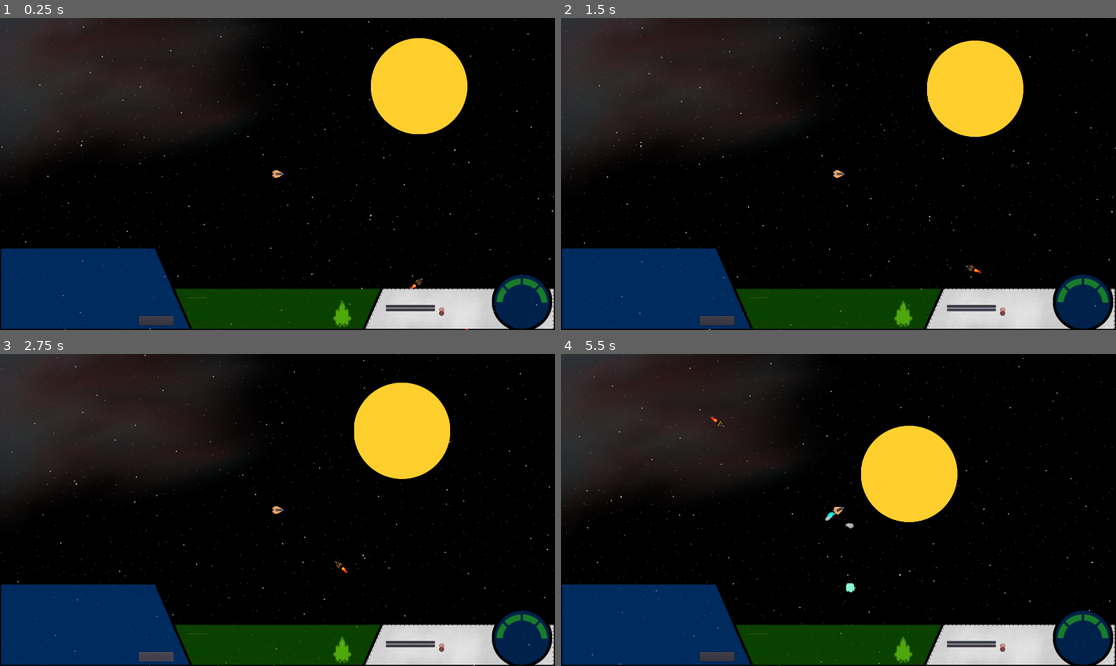
Above: before the commit, frames 1-4 (two rows, left to right).
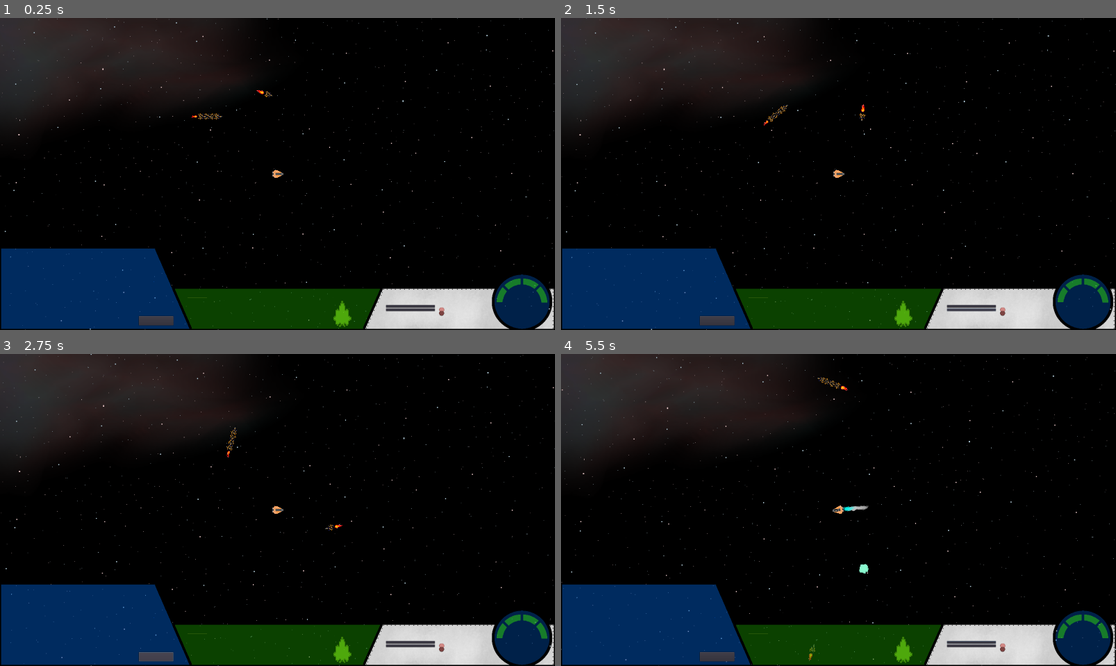
Above: after the commit, the same moments.

Repository: 029614/RedVoid
Game: Godot game, scene res://NewMain.tscn
The game is run twice, just before and just after one commit, with the same random seed, the same clock (stepped at 60 frames per second) and the same inputs.
Inputs (mouse positions are in pixels of both pictures, inside the frame that each line leads up to):
- Up to frame 1 (0.25 s): no input
- Up to frame 2 (1.5 s): click "Missile Alert" at 0.5 s; click "Radar Lock" at 1.25 s
- Up to frame 3 (2.75 s): click "Reset" at 2 s
- Up to frame 4 (5.5 s): move the mouse to (960, 494) at 2.77 s; hold Right (ui_right) 2.78-3.53 s; tap O (orbit) at 2.85, 3.8, 4.35, 5.3 s; click (960, 494) at 2.92 s; move the mouse to (727, 525) at 3.52 s; hold Down (ui_down) 3.53-4.28 s; tap X (AfterBurner) at 3.6 s; move the mouse to (894, 441) at 4.27 s; hold Right (ui_right) 4.28-5.03 s; move the mouse to (810, 572) at 5.02 s; hold Up (ui_up) from 5.03 s (still down); tap Space (weapons) at 5.1 s; click (810, 572) at 5.17 s

The runs differ from the first frame. In frame 1, 8.1% of the frame differs, in the area x 0-100%, y 0-100%; in frame 2, 8.1%; in frame 3, 8.1%; in frame 4, 9.0%.

Commit message:
ai steering finally work pretty goood

Diff:
--- a/Assets/Ship/Fighter.gd
+++ b/Assets/Ship/Fighter.gd
@@ -48,8 +48,22 @@
 var target_balance = 0 #( <0 is behind, >0 is in front)
 
 #states
-var states = ["travel", "landing", "launching", "combat", "patrol", "docked"]
+var states = ["travel", "landing", "launching", "combat", "patrol", "docked", "decelerating", "accelerating"]
 var state = "patrol"
+
+
+#pid
+var past_error = [0,0,0,0,0]
+var integral_step = 0.1
+var integral_timer = null
+var process_variable = Vector2(1,0)
+var kI = 0
+var I = .02
+var maxI = .5
+var P = 2.75
+var D = 1.75
+var do_pid=1
+var lookat = Vector2(1, 0)
 
 
 
@@ -57,6 +71,13 @@
 func _ready() -> void:
     acceleration = thrust/mass
     rads_per_sec = 6.283185*rps
+
+    integral_timer = Timer.new()
+    add_child(integral_timer)
+    integral_timer.connect("timeout",self,"_integral_timer_timeout")
+    integral_timer.set_timer_process_mode(0)
+    integral_timer.set_one_shot(false)
+    integral_timer.start(integral_step)
 
 
 func get_gravity(delta):
@@ -110,6 +131,88 @@
         #Changing the sprite back to the one without engine plumes
         $Sprite.show()
         $Flying.hide()
+
+
+func pid_proportion(K, error=0):
+    return (error*K)
+
+func pid_integral(K, error):
+
+    return (K*error)
+
+func pid_derivative(delta, error):
+    pass
+
+func average(a):
+    var s = 0.0
+    for i in a:
+        s+=i
+    s=s/a.size()
+    return s
+
+
+
+func _integral_timer_timeout():
+    do_pid=1
+
+func pid(delta):
+
+    var sp = (target).angle_to_point(self.global_position) #setpoint (desired normalized velocity vector, or angle)
+    #var pv = process_variable.angle() #process variable angle
+    var v = velocity.normalized()
+    var td = self.global_position.distance_to(target)
+    var pv = (global_position+v*td).angle_to_point(self.global_position)
+
+    var d = self.global_position.direction_to(target) #direction to target
+
+
+    var error = wrapf(sp-pv, -3.14159265, 3.14159265)
+
+    var pD=P*error
+    kI = kI+error
+    var kI2 = clamp(kI*I, -maxI, maxI)
+    var kD = D * (past_error[0] - error)
+    #var kD = D * 0
+    past_error.pop_back()
+    past_error.push_front(error)
+
+    var total = clamp(pD+kI2+kD, -3.12, 3.12)
+    var r = v.rotated(total)
+    var rot = Vector2(1, 0).rotated(rotation).normalized()
+    #target_balance = rot.dot((target-self.global_position).normalized())
+    #target_side = rot.rotated(deg2rad(90)).dot((target-self.global_position).normalized())
+
+
+    #var RvF = 2 * (d.dot(process_variable)) * d - process_variable #process_variable mirrored across the line that is between the target and the ship
+
+
+    #var current_trajectory = global_position.angle_to_point(global_position+velocity.normalized()*td)
+
+    var velocity_balance = process_variable.normalized().dot((target-self.global_position).normalized())
+    lookat = self.global_position + r*td
+    if velocity_balance <= 0.0:
+        lookat = target
+        kI = 0
+        kD = 0
+
+    var lookat_balance = rot.dot((lookat-self.global_position).normalized())
+    var lookat_side = rot.rotated(deg2rad(90)).dot((lookat-self.global_position).normalized())
+
+    if lookat_balance < .999: #target is not directly in front of ship
+        if lookat_side < 0: #target is on left
+            var ramt = rads_per_sec*delta*-1
+            print("Rotate left: ", ramt)
+            #rotate(clamp(rads_per_sec*delta*-1, -1*abs(r), abs(r)))
+            rotate(ramt)
+        elif lookat_side > 0: #target is on right
+            var ramt = rads_per_sec*delta
+            #rotate(clamp(rads_per_sec*delta, -1*abs(r), abs(r)))
+            print("Rotate right: ", ramt)
+            rotate(rads_per_sec*delta)
+            #rotate(rads_per_sec*delta)
+
+    print( " sp: ",sp, " pv: ",pv, " error: ", error, " pD: ",pD," kI: ",kI, " kI2: ",kI2, " kD: ",kD, " total: ",total, " r: ",r," rot: ",rotation, " look: ",lookat, " target: ",target)
+
 
 func draw_arrow(arrow, t, mp):
     var d = self.global_position.distance_to(t)
@@ -129,43 +232,13 @@
     var gt = get_gravity(delta)
     var g = gt[0] #gravity of all planets except target
     var tgrav = gt[1] #gravity of target
-    var d = self.global_position.direction_to(target) #direction to target
     var angto = (target).angle_to_point(self.global_position)
-
-
-    var rot = Vector2(1, 0).rotated(rotation).normalized()
-    target_balance = rot.dot((target-self.global_position).normalized())
-    target_side = rot.rotated(deg2rad(90)).dot((target-self.global_position).normalized())
-
-
-
-    var Rv = (g+tgrav + velocity) #direction of velocity plus gravity PURPLE
-    var RvF = 2 * (d.dot(Rv)) * d - Rv #Rv mirrored across the line that is between the target and the ship
-
-    var td = self.global_position.distance_to(target)
-
-    var velocity_balance = Rv.normalized().dot((target-self.global_position).normalized())
-    var lookat = self.global_position+((RvF)*td)
-    if velocity_balance <= 0:
-        lookat = target
-
-    var lookat_balance = rot.dot((lookat-self.global_position).normalized())
-    var lookat_side = rot.rotated(deg2rad(90)).dot((lookat-self.global_position).normalized())
-
-    if lookat_balance < .999: #target is not directly in front of ship
-        if lookat_side < 0: #target is on left
-            rotate(rads_per_sec*delta*-1)
-        elif lookat_side > 0: #target is on right
-            rotate(rads_per_sec*delta)
-
-
-    #print("td: ",td, "d: ",d, "Rv: ",Rv, "RvF: ",RvF, "lookat: ",lookat, "velocity: ",velocity, "g: ",g, "angleto: ",angto, ", ",self.rotation, "r2v: ", r2v)
-
-    #var dot1 = (target-self.global_position).normalized().dot(target.normalized())
-    #var dotlabel = get_node("/root/Main/CanvasLayer/UI/dot1/Label")
-    #dotlabel.set_text(String(dot1))
-
-    #self.look_at(lookat)
+    process_variable = (g+tgrav + velocity) #direction of velocity plus gravity PURPLE
+
+    if do_pid:
+        pid(delta)
+        do_pid = 0
+
     velocity += (g+tgrav) * delta
     update_movement(delta)
     velocity = move_and_slide(velocity)
--- a/Assets/Ship/Freighter.gd
+++ b/Assets/Ship/Freighter.gd
@@ -46,11 +46,117 @@
 var target_side = 0 #( <0 is left, >0 is right)
 var target_balance = 0 #( <0 is behind, >0 is in front)
 
+#states
+var states = ["traveling", "landing", "launching", "combat", "patrol", "docked", "decelerating", "accelerating"]
+var state = "traveling"
+
+#pid
+var past_error = [0,0,0,0,0]
+var integral_step = 0.1
+var integral_timer = null
+var process_variable = Vector2(1,0)
+var kI = 0
+var I = .01
+var maxI = .5
+var P = 2.75
+var D = 1.5
+var do_pid=1
+var lookat = Vector2(1, 0)
+
 
 """Freighter Agent"""
 func _ready() -> void:
     acceleration = thrust/mass
     rads_per_sec = 6.283185*rps
+
+    integral_timer = Timer.new()
+    add_child(integral_timer)
+    integral_timer.connect("timeout",self,"_integral_timer_timeout")
+    integral_timer.set_timer_process_mode(0)
+    integral_timer.set_one_shot(false)
+    integral_timer.start(integral_step)
+
+func navigate():
+    var tof = Global.time_of_flight(velocity.length(),self.global_position.distance_to(target),acceleration)
+    var ttd = Global.time_to_decelerate(velocity.length(), acceleration)
+    var ttr = (1.0/rps)*.5
+    if tof < (ttd + ttr * 1.1):
+        decelerate()
+
+
+func decelerate():
+    pass
+
+
+func time_to_rotate(rps, current_rotation, desired_rotation):
+    print("current_rotation: ", current_rotation, " desired_rotation: ", desired_rotation,
+        " time_to_rotate: ", abs(desired_rotation - current_rotation) / rads_per_sec)
+    return abs((desired_rotation - current_rotation) / rads_per_sec)
+
+func _integral_timer_timeout():
+    do_pid=1
+
+func pid(delta):
+    var sp = (target).angle_to_point(self.global_position) #setpoint (desired normalized velocity vector, or angle)
+    var v = velocity.normalized()
+    var td = self.global_position.distance_to(target)
+    var pv = (global_position+v*td).angle_to_point(self.global_position)
+    var d = self.global_position.direction_to(target) #direction to target
+
+    var error = wrapf(sp-pv, -3.14159265, 3.14159265)
+
+    var pD=P*error
+    kI = kI+error
+    var kI2 = clamp(kI*I, -maxI, maxI)
+    var kD = D * (past_error[0] - error)
+    past_error.pop_back()
+    past_error.push_front(error)
+
+    var total = clamp(pD+kI2+kD, -3.12, 3.12)
+
+    var r = v.rotated(total)
+
+    var velocity_balance = process_variable.normalized().dot((target-self.global_position).normalized())
+    if velocity_balance <= 0.0:
+        lookat = target
+        kI = 0
+        kD = 0
+    else:
+        lookat = self.global_position + r * td
+
+    var rot = Vector2(1, 0).rotated(rotation).normalized()
+    var lookat_balance = rot.dot((lookat-self.global_position).normalized())
+    var lookat_side = rot.rotated(deg2rad(90)).dot((lookat-self.global_position).normalized())
+
+    if lookat_balance < .999: #target is not directly in front of ship
+        if lookat_side < 0: #target is on left
+            rotate(rads_per_sec*delta*-1)
+        elif lookat_side > 0: #target is on right
+            rotate(rads_per_sec*delta)
+
+    #print( " sp: ",sp, " pv: ",pv, " error: ", error, " pD: ",pD," kI: ",kI, " kI2: ",kI2, " kD: ",kD, " total: ",total, " r: ",r," rot: ",rotation, " look: ",lookat, " target: ",target)
+
+
+func update_movement(delta):
+    #Directional Inputs
+    if self.position.distance_to(target) < travel_distance / 2:
+        pass
+    if _traveling == true and fuel >= 0:
+
+        #Changing the sprite to the one with engine plumes
+        $Sprite.hide()
+        $Flying.show()
+
+        #Input Movements
+        current_speed = velocity.length()
+        velocity += Vector2(1, 0).rotated(rotation).normalized() * acceleration * delta
+        velocity = velocity.clamped(max_speed)
+        fuel -= 1
+
+    else:
+        #Changing the sprite back to the one without engine plumes
+        $Sprite.show()
+        $Flying.hide()
 
 
 func get_gravity(delta):
@@ -64,46 +170,41 @@
     return [g, t]
 
 
-func time_of_flight(velocity,distance,accel): #all values are floats
-    return (sqrt(velocity*velocity+2*acceleration*distance) - velocity) / acceleration
-
-func time_to_rotate(rps, current_rotation, desired_rotation):
-    print("current_rotation: ", current_rotation, " desired_rotation: ", desired_rotation,
-        " time_to_rotate: ", abs(desired_rotation - current_rotation) / rads_per_sec)
-    return abs((desired_rotation - current_rotation) / rads_per_sec)
-
-func turn():
-    pass
-
-func accelerate():
-    pass
-
-func decelerate():
-    pass
-
-
-func update_movement(delta):
-    #Directional Inputs
-    if self.position.distance_to(target) < travel_distance / 2:
-        pass
-    if _traveling == true and fuel >= 0:
-
-        #Changing the sprite to the one with engine plumes
-        $Sprite.hide()
-        $Flying.show()
-
-        #Input Movements
-        current_speed = velocity.length()
-        velocity += Vector2(1, 0).rotated(rotation).normalized() * acceleration * delta
-        velocity = velocity.clamped(max_speed)
-        fuel -= 1
-
-
-    else:
-
-        #Changing the sprite back to the one without engine plumes
-        $Sprite.show()
-        $Flying.hide()
+# Called every frame. 'delta' is the elapsed time since the previous frame.
+func _physics_process(delta: float) -> void:
+    var mp = get_parent().position #position of Main
+    var gt = get_gravity(delta)
+    var g = gt[0] #gravity of all planets except target
+    var tgrav = gt[1] #gravity of target
+    var angto = (target).angle_to_point(self.global_position)
+    process_variable = (g+tgrav + velocity) #direction of velocity plus gravity PURPLE
+
+    if do_pid:
+        pid(delta)
+        do_pid = 0
+
+    velocity += (g+tgrav) * delta
+    update_movement(delta)
+    velocity = move_and_slide(velocity)
+
+
+# Pathfinding
+func calculatePath(origin, target):
+    pass
+
+# Behaviors
+func goTo(body):
+    target = body.global_position
+    origin = self.position
+    travel_distance = self.position.distance_to(target)
+    _traveling = true
+
+func orbit(body):
+    pass
+
+func runFrom(body):
+    pass
+
 
 func draw_arrow(arrow, t, mp):
     var d = self.global_position.distance_to(t)
@@ -115,61 +216,3 @@
     arrow.set_global_position( self.global_position + ( (d*v)*.5 ) )
     #arrow.set_global_position(t)
     arrow.rotation = r
-
-# Called every frame. 'delta' is the elapsed time since the previous frame.
-func _physics_process(delta: float) -> void:
-    var mp = get_parent().position #position of Main
-    var gt = get_gravity(delta)
-    var g = gt[0] #gravity of all planets except target
-    var tgrav = gt[1] #gravity of target
-    var d = self.global_position.direction_to(target) #direction to target
-    var angto = (target).angle_to_point(self.global_position)
-
-
-    var rot = Vector2(1, 0).rotated(rotation).normalized()
-    target_balance = rot.dot((target-self.global_position).normalized())
-    target_side = rot.rotated(deg2rad(90)).dot((target-self.global_position).normalized())
-
-
-
-    var Rv = (g+tgrav + velocity) #direction of velocity plus gravity PURPLE
-    var RvF = 2 * (d.dot(Rv)) * d - Rv #Rv mirrored across the line that is between the target and the ship
-
-    var td = self.global_position.distance_to(target)
-
-    var velocity_balance = Rv.normalized().dot((target-self.global_position).normalized())
-    var lookat = self.global_position+((RvF)*td)
-    if velocity_balance <= 0:
-        lookat = target
-
-    var lookat_balance = rot.dot((lookat-self.global_position).normalized())
-    var lookat_side = rot.rotated(deg2rad(90)).dot((lookat-self.global_position).normalized())
-
-    if lookat_balance < .999: #target is not directly in front of ship
-        if lookat_side < 0: #target is on left
-            rotate(rads_per_sec*delta*-1)
-        elif lookat_side > 0: #target is on right
-            rotate(rads_per_sec*delta)
-
-    velocity += (g+tgrav) * delta
-    update_movement(delta)
-    velocity = move_and_slide(velocity)
-
-
-# Behaviors
-func goTo(body):
-    target = body.global_position
-    origin = self.position
-    travel_distance = self.position.distance_to(target)
-    _traveling = true
-
-func orbit(body):
-    pass
-
-func runFrom(body):
-    pass
-
-
-# Pathfinding
-func calculatePath(origin, target):
-    pass
--- a/Global.gd
+++ b/Global.gd
@@ -43,6 +43,20 @@
 
 
 
+func time_of_flight(velocity,distance,acceleration): #all values are floats
+    return (sqrt(velocity*velocity+2*acceleration*distance) - velocity) / acceleration
+
+func time_to_decelerate(velocity,acceleration): #all values are floats
+    return velocity/float(acceleration)
+
+
+func average(a):
+    var s = 0.0
+    for i in a:
+        s+=i
+    s=s/a.size()
+    return s
+
 # Called when the node enters the scene tree for the first time.
 func _ready() -> void:
     pass
--- a/NewMain.tscn
+++ b/NewMain.tscn
@@ -16,7 +16,7 @@
 [node name="Bodies" type="Node2D" parent="Navigation2D"]
 
 [node name="Sun" parent="Navigation2D/Bodies" instance=ExtResource( 3 )]
-position = Vector2( 304, -712 )
+position = Vector2( -3098.45, -1206.9 )
 _is_destructive = true
 planet_color = Color( 1, 0.815686, 0.184314, 1 )
 
@@ -30,10 +30,10 @@
 position = Vector2( -5320, 2736 )
 
 [node name="Planet5" parent="Navigation2D/Bodies" instance=ExtResource( 3 )]
-position = Vector2( -5128, -2880 )
+position = Vector2( -5643.52, 233.753 )
 
 [node name="Actor" parent="." instance=ExtResource( 1 )]
-position = Vector2( -432, -256 )
+position = Vector2( -803.174, 1063.74 )
 
 [node name="AudioStreamPlayer" type="AudioStreamPlayer" parent="."]
 stream = ExtResource( 4 )
@@ -41,7 +41,7 @@
 autoplay = true
 
 [node name="Fighter" parent="." instance=ExtResource( 6 )]
-position = Vector2( 300, 300 )
+position = Vector2( -854.77, 650.555 )
 
 [node name="Freighter" parent="." instance=ExtResource( 5 )]
-position = Vector2( 600, 600 )
+position = Vector2( -1173.4, 764.968 )
--- a/Player/Actor.gd
+++ b/Player/Actor.gd
@@ -171,7 +171,7 @@
         if _player_is_landed == true:
             fuel += 10
             fuel = clamp(fuel, 0, fuel_cap)
-            print("refueling - ", fuel/float(fuel_cap)*100)
+            #print("refueling - ", fuel/float(fuel_cap)*100)
 
         #Heat shield
         if planet:
--- a/Wells/Sun.gd
+++ b/Wells/Sun.gd
@@ -15,6 +15,7 @@
 var moon = false
 var ownership = null
 var orbit_assignment
+var velocity = Vector2(0,0)
 onready var orbit = {$RotateMe/orbit1: false, $RotateMe/orbit2: false, $RotateMe/orbit3: false, $RotateMe/orbit4: false, $RotateMe/orbit5: false, $RotateMe/orbit6: false, $RotateMe/orbit7: false, $RotateMe/orbit8: false}
 
 
